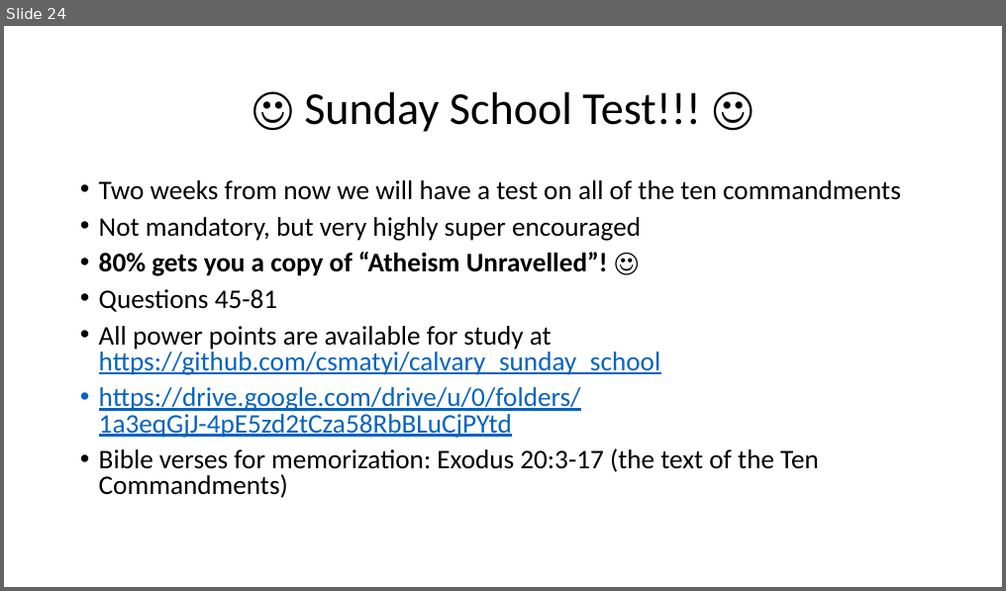
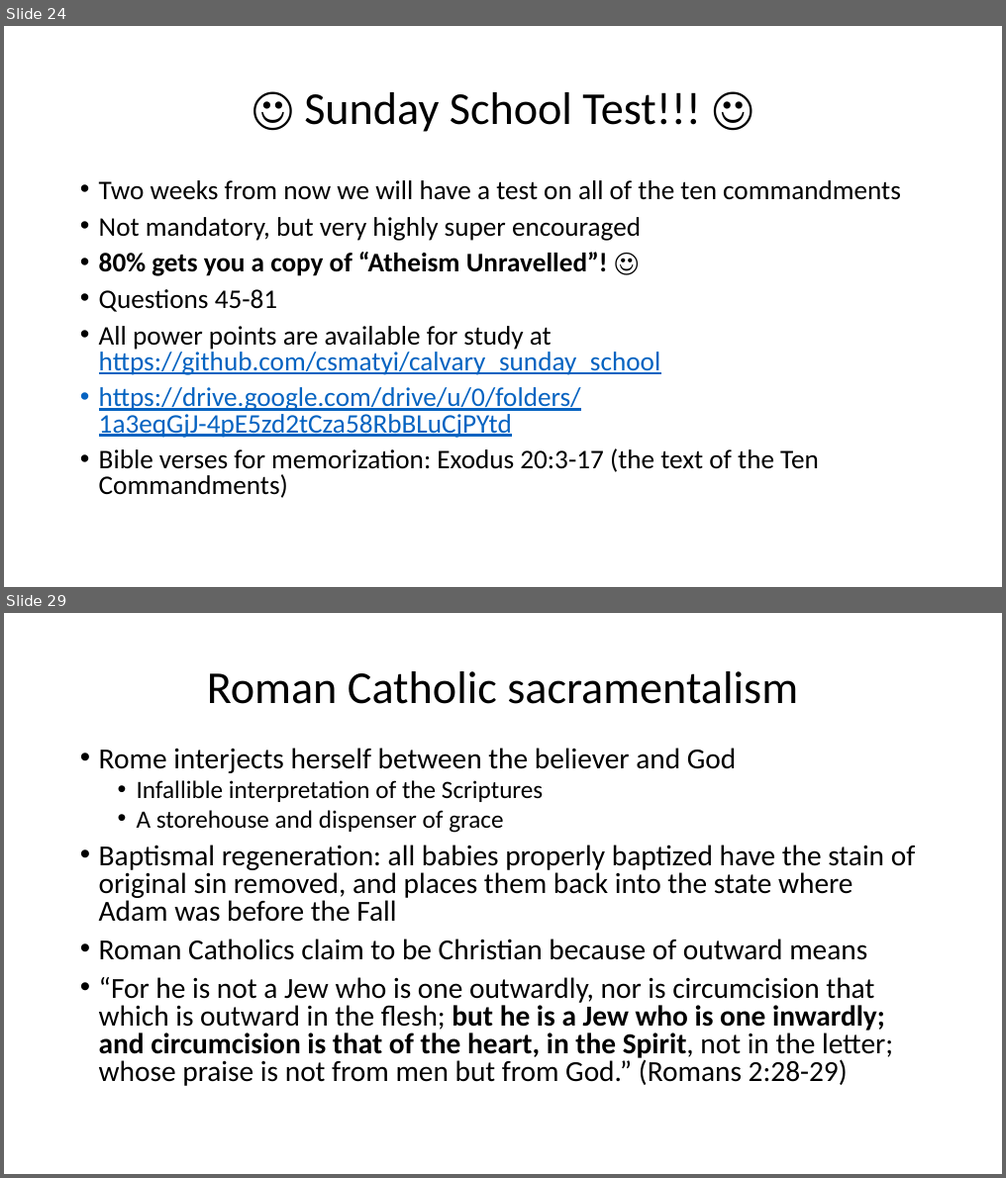
Before and after one commit to csmatyi/calvary_sunday_school, a slide deck: WSC85-88_211205.pptx. Shown one above the other, each under a label of ours: slide 24 before the commit, slides 24 and 29 after it; the slides between them are not shown. The pictures are 1006x591 and 1006x1178 pixels, drawn with LibreOffice and Linux fonts; fonts in the diff are those of the drawing. Boxes give left, top, right and bottom in pixels: in the first picture for what was removed or moved away, otherwise in the second. Text is boxed around its words. In the diff, an @@ line names an element or a change of style, - is before the commit and + after.

```diff
--- a/WSC85-88_211205.pptx
+++ b/WSC85-88_211205.pptx
@@ slide 29 added at <box>4,613,1002,1174</box>, background #FFFFFF @@
@@ title added at <box>207,671,798,704</box>, 44 pt, text #000000 @@
+Roman Catholic sacramentalism
@@ text added at <box>99,748,915,1086</box>, 28 pt, text #000000 @@
+• Rome interjects herself between the believer and God
+  • Infallible interpretation of the Scriptures
+  • A storehouse and dispenser of grace
+• Baptismal regeneration: all babies properly baptized have the stain of original sin removed, and places them back into the state where Adam was before the Fall
+• Roman Catholics claim to be Christian because of outward means
+• “For he is not a Jew who is one outwardly, nor is circumcision that which is outward in the flesh; but he is a Jew who is one inwardly; and circumcision is that of the heart, in the Spirit, not in the letter; whose praise is not from men but from God.” (Romans 2:28-29)
```
Also in this commit, not shown: 9 slides changed, 7 other slides added.
